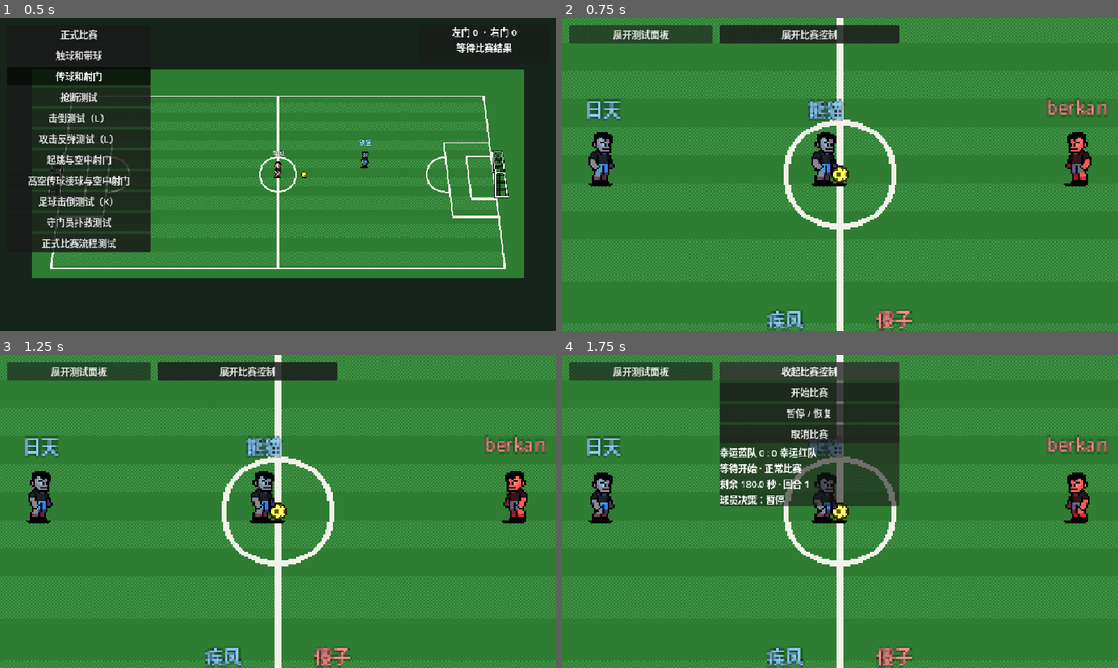
Above: before the commit, frames 1-4 (two rows, left to right).
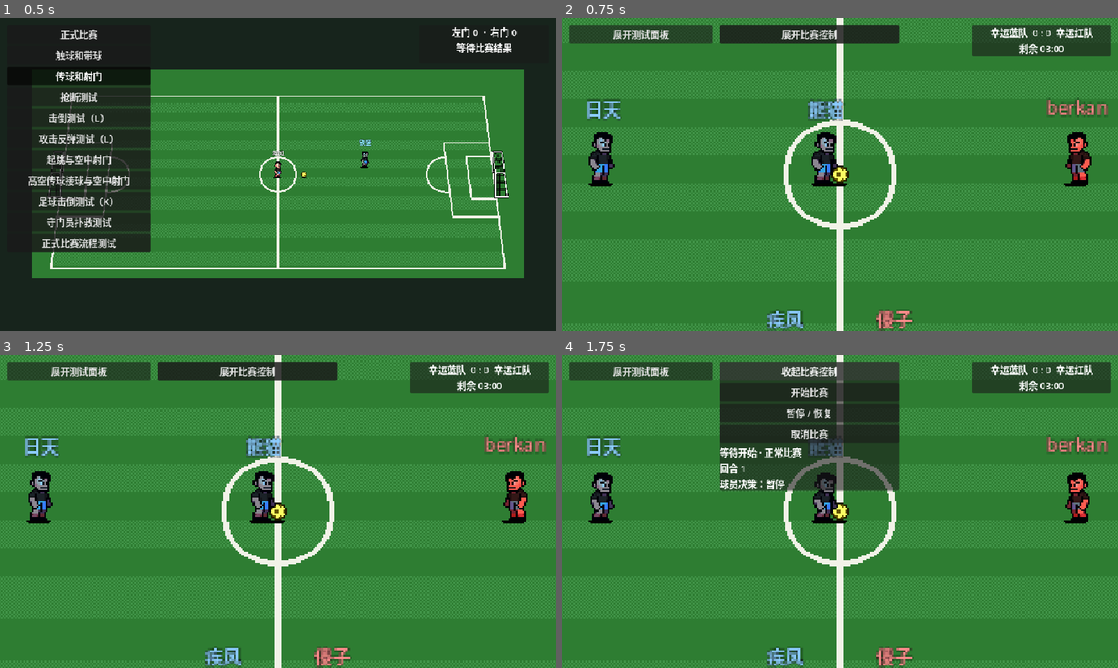
Above: after the commit, the same moments.

Repository: zerro12402/LuckyFootball
Game: Godot game, scene res://scenes/main/game_modes.tscn
The game is run twice, just before and just after one commit, with the same random seed, the same clock (stepped at 60 frames per second) and the same inputs.
Inputs:
- Up to frame 1 (0.5 s): no input
- Up to frame 2 (0.75 s): click "正式比赛" at 0.5 s
- Up to frame 3 (1.25 s): no input
- Up to frame 4 (1.75 s): click "展开比赛控制" at 1.25 s

Frame 1 is identical in both runs. In frame 2, 2.5% of the frame differs, in the area x 73-99%, y 2-13%; in frame 3, 2.5%; in frame 4, 5.0%, in the area x 28-99%, y 2-49%.

Commit message:
小优化

Diff:
--- a/resources/data/players.csv
+++ b/resources/data/players.csv
@@ -2,9 +2,9 @@
 swift_forward,疾风,forward,92,84,58,88,75,42,18,speedster,dribbler,risk_shooter,,,player_blue
 iron_guard,铁壁,defender,75,48,91,55,82,89,32,protector,aggressive,safe_passer,,,player_red
 steady_keeper,磐石,goalkeeper,75,45,94,61,88,50,94,calm_keeper,long_thrower,team_leader,,,player_green
-formal_player_01,洛神,forward,80,78,75,94,80,75,35,protector,aggressive,safe_passer,,,player_red
+formal_player_01,洛神,forward,80,75,88,66,80,88,35,protector,aggressive,safe_passer,,,player_red
 formal_player_02,日天,defender,80,75,75,75,80,82,35,protector,aggressive,safe_passer,,,player_red
-formal_player_03,熊猫,defender,80,75,88,66,80,88,35,protector,aggressive,safe_passer,,,player_red
+formal_player_03,熊猫,defender,80,88,75,94,80,75,35,protector,aggressive,safe_passer,,,player_red
 formal_player_04,肉肉,forward,80,92,90,81,80,75,35,protector,aggressive,safe_passer,,,player_red
 formal_player_05,阿三,defender,80,57,78,70,80,75,35,protector,aggressive,safe_passer,,,player_red
 formal_player_06,berkan,defender,80,78,89,71,80,80,35,protector,aggressive,safe_passer,,,player_red
--- a/scenes/match/formal_match.tscn
+++ b/scenes/match/formal_match.tscn
@@ -8,3 +8,23 @@
 
 [node name="FieldEnvironment" parent="." instance=ExtResource("2_field")]
 unique_name_in_owner = true
+
+[node name="Scoreboard" type="CanvasLayer" parent="."]
+unique_name_in_owner = true
+
+[node name="ScorePanel" type="PanelContainer" parent="Scoreboard"]
+anchors_preset = 1
+anchor_left = 1.0
+anchor_right = 1.0
+offset_left = -252.0
+offset_top = 12.0
+offset_right = -12.0
+offset_bottom = 66.0
+grow_horizontal = 0
+mouse_filter = 2
+
+[node name="ScoreboardLabel" type="Label" parent="Scoreboard/ScorePanel"]
+unique_name_in_owner = true
+layout_mode = 2
+horizontal_alignment = 1
+vertical_alignment = 1
--- a/scripts/app/formal_match_bootstrap.gd
+++ b/scripts/app/formal_match_bootstrap.gd
@@ -12,6 +12,7 @@
 @export var autonomous_players: bool = true
 @export var use_local_camera: bool = true
 @onready var _field: FieldEnvironment = %FieldEnvironment
+@onready var _scoreboard: Label = %ScoreboardLabel
 
 static var _instance_sequence: int = 0
 var _simulation: MatchSimulation
@@ -75,6 +76,7 @@
 	last_errors = errors.duplicate()
 	set_process(false)
 	_field.visible = false
+	%Scoreboard.hide()
 	startup_failed.emit(last_errors)
 
 ## Drives the same fixed-step loop as development matches, with no player keyboard input.
@@ -158,12 +160,12 @@
 	_field.present(frame.snapshot, delta_seconds)
 	_field.present_events(frame.events)
 	var snapshot := frame.snapshot
+	_present_scoreboard(snapshot)
 	var phases := ["等待开始", "比赛中", "已暂停", "比赛结束", "比赛已取消"]
 	var rounds := ["正常比赛", "进球确认", "球网运动", "出界等待", "重置"]
-	_status.text = "%s %d : %d %s\n%s · %s\n剩余 %.1f 秒 · 回合 %d\n球员决策：%s" % [
-		_teams.get_team(snapshot.home_team_id).display_name, snapshot.home_score, snapshot.away_score,
-		_teams.get_team(snapshot.away_team_id).display_name, phases[snapshot.phase], rounds[snapshot.round_phase],
-		snapshot.remaining_seconds, snapshot.round_sequence, "允许" if snapshot.can_decide_player_actions else "暂停"]
+	_status.text = "%s · %s\n回合 %d\n球员决策：%s" % [
+		phases[snapshot.phase], rounds[snapshot.round_phase], snapshot.round_sequence,
+		"允许" if snapshot.can_decide_player_actions else "暂停"]
 	if snapshot.result != null:
 		_status.text += "\n赛果：" + ["主队获胜", "平局", "客队获胜"][snapshot.result.outcome]
 	elif snapshot.phase == MatchState.Phase.CANCELLED:
@@ -171,3 +173,14 @@
 	elif _sources.is_empty():
 		_status.text += "\n战术AI待接入，当前为空动作来源"
 	presentation_frame_ready.emit(snapshot, frame.events, frame.interpolation_alpha)
+
+
+## Formats official scores and time on a separate HUD that stays present when controls collapse.
+func _present_scoreboard(snapshot: MatchStateSnapshot) -> void:
+	var seconds_left := ceili(maxf(snapshot.remaining_seconds, 0.0))
+	var minutes := floori(seconds_left / 60.0)
+	_scoreboard.text = "%s  %d : %d  %s\n剩余 %02d:%02d" % [
+		_teams.get_team(snapshot.home_team_id).display_name, snapshot.home_score,
+		snapshot.away_score, _teams.get_team(snapshot.away_team_id).display_name,
+		minutes, seconds_left % 60,
+	]
--- a/scripts/core/ai/action_eligibility.gd
+++ b/scripts/core/ai/action_eligibility.gd
@@ -29,7 +29,7 @@
 				and target.jump_phase == PlayerMatchState.JumpPhase.NONE \
 				and ball.position_m.distance_to(target.position_m) >= BallRuntimeSystem.MIN_PASS_DISTANCE_M \
 				and ball.position_m.distance_to(target.position_m) <= BallRuntimeSystem.DEFAULT_MAX_PASS_DISTANCE_M \
-				and ball.control_attachment == BallMatchState.ControlAttachment.FOOT
+				and (ball.control_attachment == BallMatchState.ControlAttachment.FOOT or actor.is_goalkeeper)
 		MatchAction.Type.SHOOT:
 			return not actor.is_goalkeeper and owns and actor.shooting_attribute > 0 \
 				and is_finite(intent.power) and intent.power > 0.0 and intent.power <= 1.0
--- a/scripts/core/ball/ball_runtime_system.gd
+++ b/scripts/core/ball/ball_runtime_system.gd
@@ -25,6 +25,7 @@
 		return _last_kicker_id
 
 var _state: BallMatchState
+var _keeper_keeps_hands: bool = false
 var _last_kicker_id: String = ""
 var last_touch_player_id: String:
 	get: return _last_touch_player_id
@@ -925,13 +926,13 @@
 	_set_ball_at_control_point(owner)
 
 
-## Keeps a catch in the hands during SAVING, then uses the ordinary dribble attachment.
+## Keeps close-range claims in the hands; ordinary saves return to feet after SAVING.
 func _set_ball_at_control_point(owner: PlayerRuntime) -> void:
 	if (_state.control_attachment == BallMatchState.ControlAttachment.KEEPER_HANDS
-		and owner.state.action_state != PlayerMatchState.ActionState.SAVING):
+		and not _keeper_keeps_hands and owner.state.action_state != PlayerMatchState.ActionState.SAVING):
 		_state._set_attachment(BallMatchState.ControlAttachment.FOOT)
 	if _state.control_attachment == BallMatchState.ControlAttachment.KEEPER_HANDS:
-		var lateral := float(owner.state.save_lane - ShotAim.Lane.CENTER)
+		var lateral := 0.0 if _keeper_keeps_hands else float(owner.state.save_lane - ShotAim.Lane.CENTER)
 		_state._set_position(owner.state.position_m
 			+ owner.state.facing_direction * _shot_config.keeper_hand_forward_m
 			+ Vector2(0.0, lateral * _shot_config.keeper_hand_lateral_m))
@@ -957,10 +958,11 @@
 	_shot_aim_selector = selector
 
 
-## Commits an authorized F04 catch through the unique ownership path, then attaches hands.
-func catch_by_keeper(keeper: PlayerRuntime) -> BallAdvanceResult:
+## Commits an authorized keeper catch; a close-range claim keeps the centered hand attachment.
+func catch_by_keeper(keeper: PlayerRuntime, keep_in_hands: bool = false) -> BallAdvanceResult:
 	var result := BallAdvanceResult.new()
 	_claim_ball(keeper, result)
+	_keeper_keeps_hands = keep_in_hands
 	_state._set_attachment(BallMatchState.ControlAttachment.KEEPER_HANDS)
 	_set_ball_at_control_point(keeper)
 	return result
--- a/scripts/core/match/match_simulation.gd
+++ b/scripts/core/match/match_simulation.gd
@@ -4,6 +4,7 @@
 
 const SETTLEMENT_TIME_EPSILON := 0.000001
 const KNOCKDOWN_WINDOW_EPSILON := 0.000001
+const KEEPER_CARRIER_CLAIM_RADIUS_FACTOR := 0.5
 
 enum MeleeOutcome {
 	TARGET_KNOCKED_DOWN,
@@ -547,6 +548,7 @@
 		step_events.append(_create_event(MatchEvent.Type.SIMULATION_ADVANCED))
 		_record_step_events(step_events)
 		return step_events
+	_try_keeper_claim_against_carrier(step_events)
 	_resolve_pending_tackles(step_events)
 	var released_after_motion := _resolve_pending_knockdowns(step_events)
 	was_ball_released_by_knockdown = (
@@ -575,6 +577,48 @@
 	step_events.append(_create_event(MatchEvent.Type.SIMULATION_ADVANCED))
 	_record_step_events(step_events)
 	return step_events
+
+
+## An active keeper in their own penalty area can take the ball directly from a grounded opponent.
+func _try_keeper_claim_against_carrier(events: Array[MatchEvent]) -> void:
+	var ball := _ball_runtime_system.state
+	if ball == null or ball.owner_player_id.is_empty() or _match_config == null or _field_definition == null:
+		return
+	var carrier := _player_runtime_system.get_player(ball.owner_player_id)
+	if carrier == null or carrier.state.jump_phase != PlayerMatchState.JumpPhase.NONE \
+			or carrier.state.action_state in [PlayerMatchState.ActionState.KNOCKED_DOWN, PlayerMatchState.ActionState.GETTING_UP]:
+		return
+	var claim_radius_m := _match_config.keeper_contact_radius_m * KEEPER_CARRIER_CLAIM_RADIUS_FACTOR
+	for keeper in _player_runtime_system.get_players():
+		if not keeper.is_goalkeeper or keeper.team_id == carrier.team_id \
+				or keeper.state.action_state != PlayerMatchState.ActionState.IDLE \
+				or keeper.state.jump_phase != PlayerMatchState.JumpPhase.NONE:
+			continue
+		var offset := carrier.state.position_m - keeper.state.position_m
+		if offset.length_squared() > claim_radius_m * claim_radius_m:
+			continue
+		var attacking_goal: Vector2 = _attacking_goals_by_team.get(keeper.team_id, Vector2.ZERO)
+		if not _is_in_keeper_penalty(keeper.state.position_m, attacking_goal.x) \
+				or not _is_in_keeper_penalty(carrier.state.position_m, attacking_goal.x):
+			continue
+		_orient_goalkeeper(keeper)
+		var direction := keeper.state.facing_direction if offset.is_zero_approx() else offset.normalized()
+		_ball_runtime_system.release_knocked_down_ball(carrier)
+		_commit_player_knockback(carrier, direction, _match_config.ball_impact_knockback_apex_height_m)
+		_ball_runtime_system.catch_by_keeper(keeper, true)
+		events.append(_create_event(MatchEvent.Type.PLAYER_KNOCKED_DOWN, carrier.player_id))
+		events.append(_create_event(MatchEvent.Type.BALL_POSSESSION_GAINED, keeper.player_id))
+		return
+
+
+## Uses the keeper's registered team orientation to select the correct physical penalty area.
+func _is_in_keeper_penalty(point: Vector2, attacking_goal_x: float) -> bool:
+	if is_zero_approx(attacking_goal_x):
+		return false
+	var half_length := _field_definition.length_m * 0.5
+	var depth := -point.x * signf(attacking_goal_x)
+	return depth >= half_length - _field_definition.penalty_area_depth_m and depth <= half_length \
+		and absf(point.y) <= _field_definition.penalty_area_width_m * 0.5
 
 
 ## Advances only to the first contact, commits it, and rebuilds the unused interval.
@@ -1282,9 +1326,9 @@
 	# Drop at the captured contact point before either state machine can advance displacement.
 	var released := target_falls and _ball_runtime_system.release_knocked_down_ball(target)
 	if target_falls:
-		_commit_melee_knockback(target, result.direction)
+		_commit_player_knockback(target, result.direction)
 	if attacker_falls:
-		_commit_melee_knockback(attacker, -result.direction)
+		_commit_player_knockback(attacker, -result.direction)
 	_append_melee_event(MatchEvent.Type.MELEE_CONTEST_RESOLVED, result, previous_owner, events)
 	if target_falls:
 		_append_melee_event(MatchEvent.Type.PLAYER_KNOCKED_DOWN, result, previous_owner, events)
@@ -1293,16 +1337,16 @@
 	return released
 
 ## Cancels unfinished actor intents and applies one existing knockdown/knockback response.
-func _commit_melee_knockback(player: PlayerRuntime, direction: Vector2) -> void:
+func _commit_player_knockback(player: PlayerRuntime, direction: Vector2, apex_height_m: float = 0.0) -> void:
 	_pending_knockdown_targets.erase(player.player_id)
 	_pending_melee_sequences.erase(player.player_id)
 	_pending_tackle_targets.erase(player.player_id)
 	_pending_header_actions.erase(player.player_id)
 	_keeper_intents.erase(player.player_id)
 	var started := player.state_machine.start_knockdown(_match_config)
-	assert(started, "Both melee actors were validated before atomic commit")
-	var pushed := player.state_machine.start_knockback(direction)
-	assert(pushed, "A normalized melee direction must produce a single knockback")
+	assert(started, "The knockback target was validated before commit")
+	var pushed := player.state_machine.start_knockback(direction, -1.0, -1.0, apex_height_m)
+	assert(pushed, "A valid direction must produce a single knockback")
 
 ## Publishes copied contest and ownership facts; response events never re-run the contest.
 func _append_melee_event(kind: int, result: MeleeContestResult, previous_owner: String,
--- a/scripts/presentation/player/player_actor.gd
+++ b/scripts/presentation/player/player_actor.gd
@@ -94,7 +94,7 @@
 	if player_snapshot.action_state == PlayerMatchState.ActionState.SAVING:
 		_animation_player.seek(clampf(player_snapshot.action_state_elapsed_seconds,
 			0.0, _save_duration_seconds - 0.00001), true)
-	elif _is_hand_holder:
+	elif _is_hand_holder and player_snapshot.action_state == PlayerMatchState.ActionState.IDLE:
 		_animation_player.seek(0.0, true)
 	if player_snapshot.jump_phase != PlayerMatchState.JumpPhase.NONE:
 		_animation_player.advance(0.0)
--- a/tests/unit/test_ai_sequences.gd
+++ b/tests/unit/test_ai_sequences.gd
@@ -8,6 +8,7 @@
 	_test_ground_receptions()
 	_test_aerial_sequence()
 	_test_keeper_sequence()
+	_test_keeper_sequence(true)
 	for failure in _failures:
 		printerr(failure)
 	print("AI sequences: ", "PASS" if _failures.is_empty() else "FAIL")
@@ -87,8 +88,8 @@
 	_check(jumps == 2 and shots == 2 and airborne_receives == 2,
 		"successive high passes cause airborne receive and actual shot on both attempts")
 
-## Forces only a contact sample, not the catch itself; F04 and the hand/foot attachment still execute.
-func _test_keeper_sequence() -> void:
+## Exercises actual keeper distribution after either an F04 save or a close-range hand claim.
+func _test_keeper_sequence(close_claim: bool = false) -> void:
 	var f := Fixture.new()
 	var simulation := f.formal.create(5.0)
 	for runtime in simulation._player_runtime_system.get_players():
@@ -99,13 +100,21 @@
 	var mate := simulation._player_runtime_system.get_player("formal_player_06")
 	mate.state_machine.reset_to_spawn(Vector2(15, 5))
 	var ball := simulation._ball_runtime_system
-	ball.reset_ball(Vector2(16, 0))
-	ball.state._launch_shot(Vector2(16, 0), Vector2(20, 0), 20, 0.65)
-	ball._last_kicker_id = "swift_forward"
-	ball._shot_source = BallShotSource.new("swift_forward", "home", 84, 1)
-	ball._shot_context = ShotFlightContext.new(ball._shot_source)
-	ball._ai_flight_sequence += 1
-	simulation._keeper_sampler = func() -> float: return 0.0
+	if close_claim:
+		var carrier := simulation._player_runtime_system.get_player("swift_forward")
+		carrier.state_machine.reset_to_spawn(Vector2(23.45, 0))
+		ball.reset_ball(carrier.state.position_m)
+		var contact := BallContactCandidate.new()
+		contact.player_id = carrier.player_id
+		ball.acquire_contact_ball(contact, simulation._player_runtime_system)
+	else:
+		ball.reset_ball(Vector2(16, 0))
+		ball.state._launch_shot(Vector2(16, 0), Vector2(20, 0), 20, 0.65)
+		ball._last_kicker_id = "swift_forward"
+		ball._shot_source = BallShotSource.new("swift_forward", "home", 84, 1)
+		ball._shot_context = ShotFlightContext.new(ball._shot_source)
+		ball._ai_flight_sequence += 1
+		simulation._keeper_sampler = func() -> float: return 0.0
 	var source := f.source()
 	var loop := GameLoop.new(simulation, 1.0 / 60.0, 0.25, 8, null, [], [source])
 	simulation.start_match()
@@ -118,12 +127,16 @@
 				caught = true
 			if event.event_type == MatchEvent.Type.BALL_PASSED and event.subject_id == keeper.player_id:
 				passed = true
+		if close_claim and frame.snapshot.ball.owner_player_id == keeper.player_id:
+			caught = true
+			_check(frame.snapshot.ball.control_attachment == BallMatchState.ControlAttachment.KEEPER_HANDS,
+				"Keeper keeps the hand attachment through the pass windup")
 		if caught and frame.snapshot.ball.owner_player_id == keeper.player_id:
 			_check(frame.snapshot.get_player(keeper.player_id).movement_input == Vector2.ZERO,
 				"keeper never carries a catch away from goal")
 		if passed:
 			break
-	_check(caught and passed, "keeper responds to actual shot, catches via F04 and passes from a stationary position")
+	_check(caught and passed, "keeper catches and passes from a stationary position (close claim: %s)" % close_claim)
 
 ## Records sequence-level failures independently.
 func _check(condition: bool, message: String) -> void:
--- a/tests/unit/test_formal_scene.gd
+++ b/tests/unit/test_formal_scene.gd
@@ -21,6 +21,9 @@
 	var field := formal.get_node("FieldEnvironment") as FieldEnvironment
 	_check(snapshot.phase == MatchState.Phase.READY and field.get_presented_player_ids().size() == 12, "formal READY binds twelve stable actors")
 	_check(formal._sources.size() == 1 and formal._sources[0] is MatchPlayerAISource and not _has_keyboard(formal), "production formal scene uses real AI without keyboard")
+	var scoreboard := formal.get_node("%ScoreboardLabel") as Label
+	_check(scoreboard.text.contains("0 : 0") and scoreboard.text.ends_with("03:00"),
+		"Initial formal scoreboard reads the configured score and clock")
 	var ids := field.get_presented_player_ids()
 	var actor_ids: Dictionary[String, int] = {}
 	for id in ids:
@@ -30,8 +33,10 @@
 	_check(formal.get_snapshot().phase == MatchState.Phase.RUNNING and formal.get_snapshot().elapsed_seconds > 0, "start control enters running")
 	_button(formal, "暂停 / 恢复").pressed.emit()
 	var before := formal.get_snapshot()
+	var before_clock := scoreboard.text
 	formal._process(0.2)
 	_check(formal.get_snapshot().phase == MatchState.Phase.PAUSED and formal.get_snapshot().elapsed_seconds == before.elapsed_seconds, "pause control freezes time")
+	_check(scoreboard.text == before_clock, "The scoreboard does not tick during pause")
 	_button(formal, "暂停 / 恢复").pressed.emit()
 	var fixture := Fixture.new()
 	fixture.launch_boundary(formal._simulation, 0.01)
@@ -41,6 +46,8 @@
 		if formal.get_snapshot().round_sequence == 2:
 			break
 	_check(formal.get_snapshot().round_sequence == 2 and formal.get_snapshot().home_score == 1, "formal scene uses real goal/net/reset rules")
+	_check(scoreboard.text.contains("1 : 0") and not scoreboard.text.ends_with("03:00"),
+		"The separate scoreboard updates with the score and clock while controls are collapsed")
 	_check(field.get_presented_player_ids() == ids, "actor mapping survives reset")
 	for id in ids:
 		_check(field._roster_actors[id].get_instance_id() == actor_ids[id], "actor reused by stable ID after reset")
--- a/tests/unit/test_goalkeeper_saves.gd
+++ b/tests/unit/test_goalkeeper_saves.gd
@@ -23,6 +23,7 @@
 	_test_pause_reset_replay()
 	_test_wrong_lane_and_window()
 	_test_catch_release_and_animation_duration()
+	_test_close_range_claim()
 	_test_seeded_sampling_replay()
 	_test_configuration_validation()
 	_test_large_step_contact_and_event_time()
@@ -30,6 +31,49 @@
 		push_error(failure)
 	print("Goalkeeper rules failures: ", _failures.size())
 	quit(0 if _failures.is_empty() else 1)
+
+## Verifies that the close-range claim is a single hand transfer and needs no keeper action.
+func _test_close_range_claim() -> void:
+	var simulation := _match()
+	var carrier := simulation._player_runtime_system.get_player("shooter")
+	carrier.state._set_position(Vector2(21.9, 0))
+	simulation.advance_fixed_step(0.01, [])
+	_check(simulation.create_snapshot().ball.owner_player_id == "shooter", "Keeper leaves a carrier outside reach alone")
+	carrier.state._set_position(Vector2(22.0, 0))
+	var events := simulation.advance_fixed_step(0.01, [MatchAction.new("shooter", MatchAction.Type.SHOOT)])
+	var snapshot := simulation.create_snapshot()
+	_check(snapshot.ball.owner_player_id == "keeper"
+		and snapshot.ball.control_attachment == BallMatchState.ControlAttachment.KEEPER_HANDS,
+		"Nearby grounded attacker loses the ball to the keeper's hands")
+	_check(snapshot.get_player("shooter").action_state == PlayerMatchState.ActionState.KNOCKED_DOWN
+		and snapshot.get_player("keeper").action_state == PlayerMatchState.ActionState.IDLE,
+		"Attacker is knocked down without a keeper attack or save action")
+	var knocks := 0
+	var claims := 0
+	for event in events:
+		if event.event_type == MatchEvent.Type.PLAYER_KNOCKED_DOWN:
+			knocks += 1
+		if event.event_type == MatchEvent.Type.BALL_POSSESSION_GAINED:
+			claims += 1
+	_check(knocks == 1 and claims == 1, "Claim publishes one knockdown and one possession event")
+	simulation.advance_fixed_step(0.1, [])
+	snapshot = simulation.create_snapshot()
+	_check(snapshot.get_player("shooter").position_m.x < 22.0 and snapshot.get_player("shooter").height_m > 0.0,
+		"Attacker is pushed away from the keeper and briefly airborne")
+	_check(snapshot.ball.owner_player_id == "keeper"
+		and snapshot.ball.control_attachment == BallMatchState.ControlAttachment.KEEPER_HANDS,
+		"Keeper keeps holding the ball on later steps")
+	_check(_aim_draws == 0 and _save_draws == 0, "Claim cancels the old shot without drawing F04 or F11 samples")
+
+	simulation = _match()
+	carrier = simulation._player_runtime_system.get_player("shooter")
+	var keeper := simulation._player_runtime_system.get_player("keeper")
+	var outside_y := _field.penalty_area_width_m * 0.5 + 0.5
+	keeper.state._set_position(Vector2(23, outside_y))
+	carrier.state._set_position(Vector2(22.0, outside_y))
+	simulation.advance_fixed_step(0.01, [])
+	_check(simulation.create_snapshot().ball.owner_player_id == "shooter", "Close claim is disabled outside the own penalty area")
+
 
 ## Counts injected aim samples so rejected/cancelled commands cannot draw early.
 func _draw_aim() -> int:
